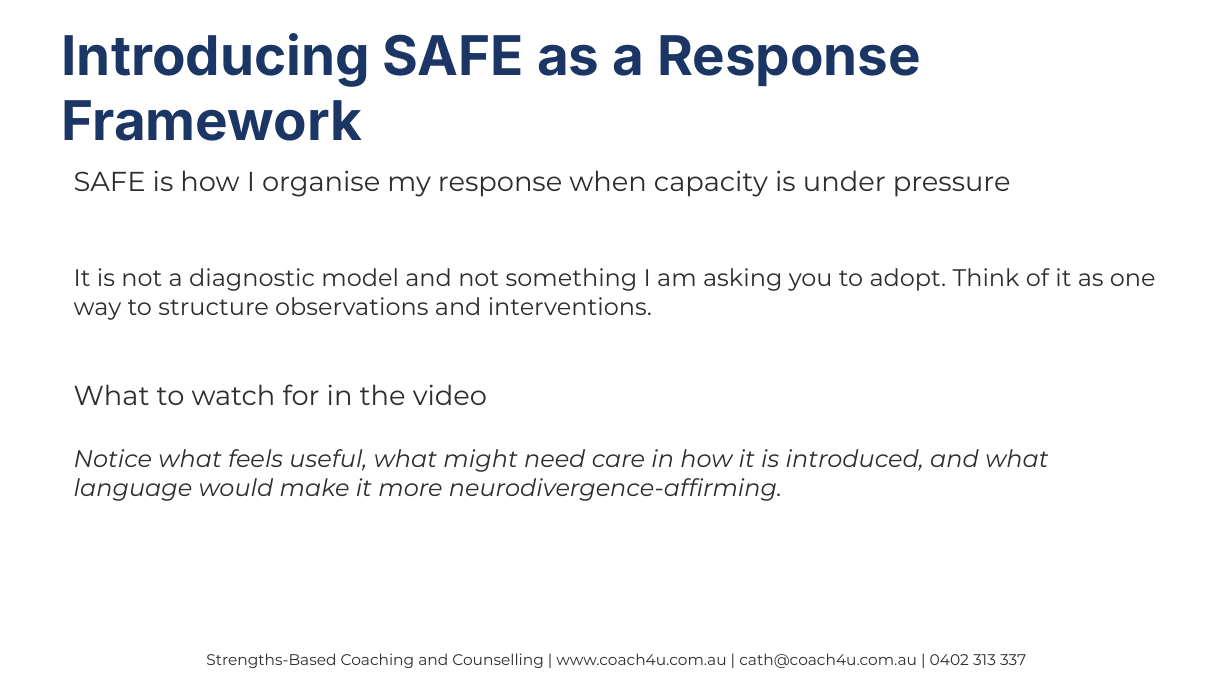
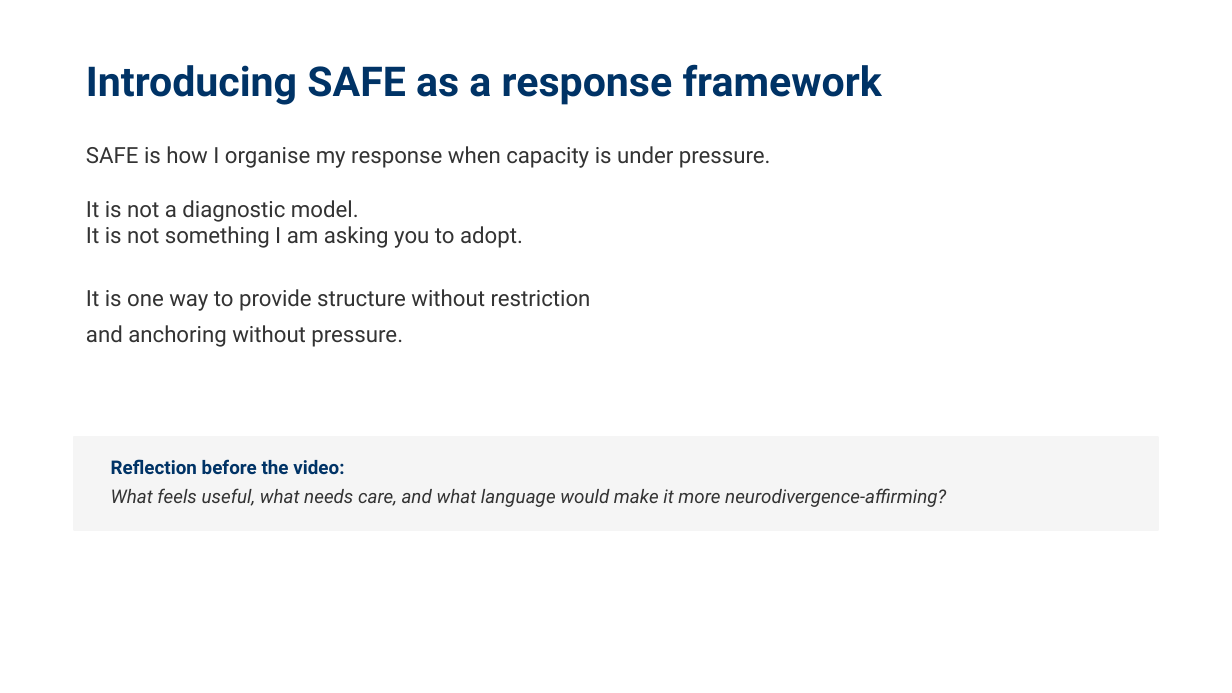
Before and after one commit to cathcoach4u/Internal-Resources-Training, a slide deck: slide 5 of docs/assets/files/presentations/Capacity_Overwhelm_MHPN_Session.pptx. Drawn at 1232x693 pixels with LibreOffice and Linux fonts; fonts in the diff are those of the drawing. Boxes give left, top, right and bottom in pixels: in the first picture for what was removed or moved away, otherwise in the second. Text is boxed around its words. In the diff, an @@ line names an element or a change of style, - is before the commit and + after.

```diff
--- a/docs/assets/files/presentations/Capacity_Overwhelm_MHPN_Session.pptx
+++ b/docs/assets/files/presentations/Capacity_Overwhelm_MHPN_Session.pptx
@@ text at box(86, 64, 882, 105): text changed; size 32 to 24 pt; font Inter to Roboto; text colour #1B3664 to #003366 @@
-Introducing SAFE as a Response Framework
+Introducing SAFE as a response framework
@@ text "SAFE is how I organise ..." at box(86, 146, 771, 347): vertical alignment middle to top @@
@@ text at box(86, 146, 771, 347): text changed; size 14 to 13 pt; font Montserrat to Roboto; text colour #2D2D2D to #333333 @@
-SAFE is how I organise my response when capacity is under pressure
-It is not a diagnostic model and not something I am asking you to adopt. Think of it as one way to structure observations and interventions.
-What to watch for in the video
-Notice what feels useful, what might need care in how it is introduced, and what language would make it more neurodivergence-affirming.
+SAFE is how I organise my response when capacity is under pressure.
+It is not a diagnostic model.
+It is not something I am asking you to adopt.
+It is one way to provide structure without restriction
+and anchoring without pressure.
@@ rectangle added at box(74, 437, 1158, 530), fill #F5F5F5, outline #F5F5F5 1 pt @@
@@ text added at box(111, 459, 946, 507), 11 pt, text #333333, italic @@
+Reflection before the video:
+What feels useful, what needs care, and what language would make it more neurodivergence-affirming?
@@ text removed at box(206, 653, 1026, 668) @@
-Strengths-Based Coaching and Counselling | www.coach4u.com.au | cath@coach4u.com.au | 0402 313 337
```
Also in this commit, not shown: 6 other slides changed, 3 slides added, 3 slides removed.
